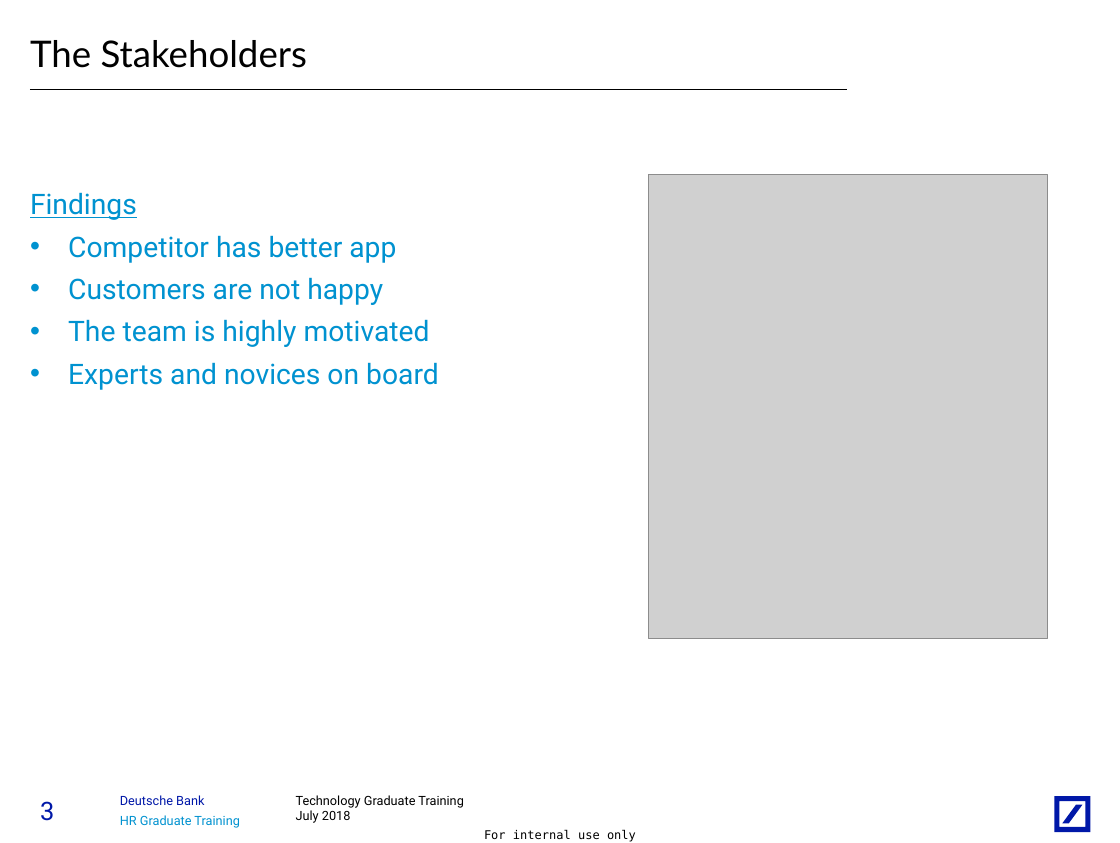
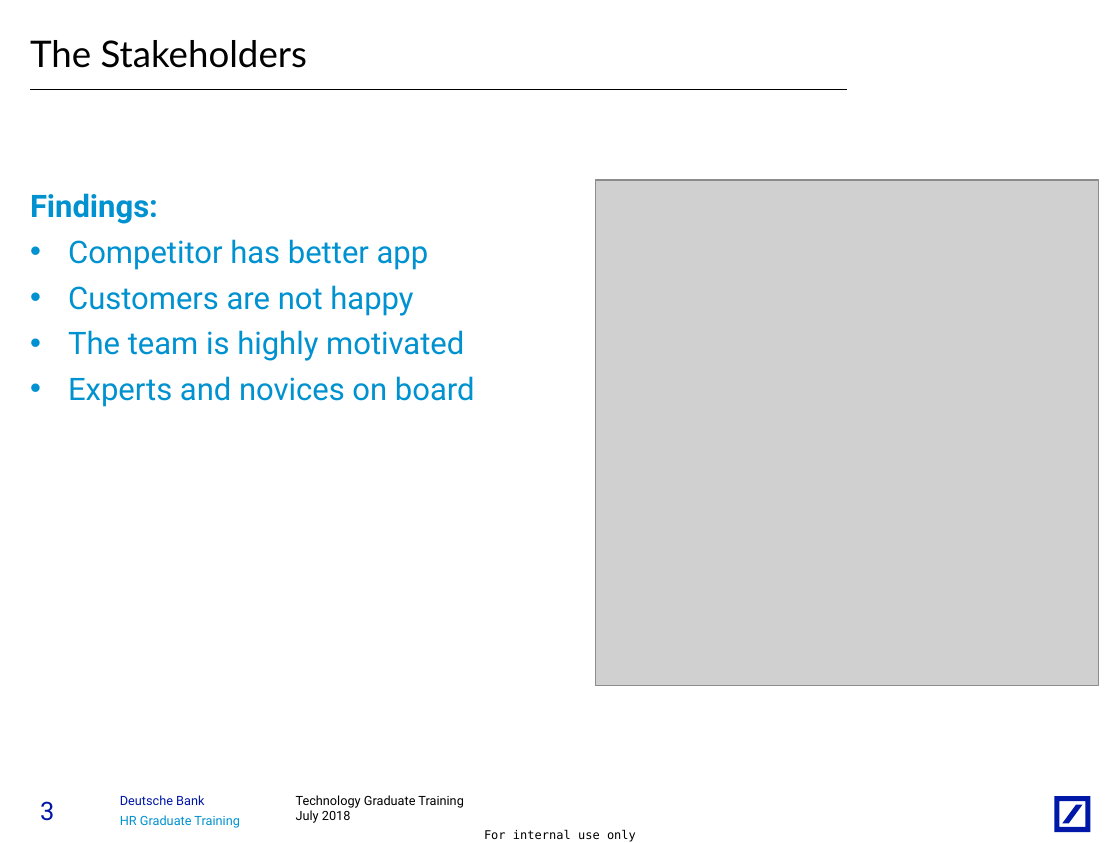
Before and after one commit to timurbaev1996/case_study, a slide deck: slide 4 of business/FinalPresentationGroupC1_1.pptx. Drawn at 1120x843 pixels with LibreOffice and Linux fonts; fonts in the diff are those of the drawing; grey boxes stand for pictures. Boxes give left, top, right and bottom in pixels: in the first picture for what was removed or moved away, otherwise in the second. Text is boxed around its words. In the diff, an @@ line names an element or a change of style, - is before the commit and + after.

```diff
--- a/business/FinalPresentationGroupC1_1.pptx
+++ b/business/FinalPresentationGroupC1_1.pptx
@@ text at [30,193,158,224]: text changed; size 20 to 22 pt; bold on @@
-Findings
+Findings:
@@ picture: place and size @@
-picture at [649,174,1048,637]
+picture at [596,180,1099,685]
@@ text at [68,239,475,407]: size 20 to 22 pt @@
```
Also in this commit, not shown: 5 other slides changed, 11 slides added, 2 slides removed, 3 other files.
